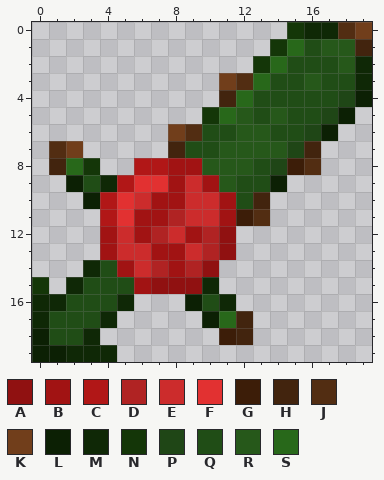
Edited in one commit: pixel-art sprite (Carnallite/RedRose.png). Above is the file before it was changed.
The file is 40x40 pixels, drawn in blocks of 2x2; one block is one cell here. Colours within 5 levels of each other are drawn and written as one.
Palette (. is transparent): A #901111  B #a11313  C #b11717  D #b02323  E #cc2c2c  F #e23131  G #3c1d08  H #42240e  J #522d12  K #713e1b  L #0c2004  M #0f2806  N #143608  P #1f4616  Q #204d16  R #26581a  S #28681a
Now the later version:
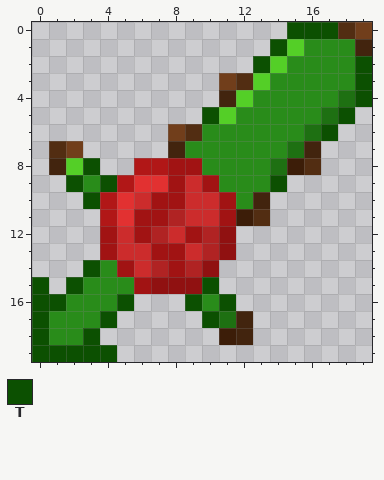
Colours new in this view: T #0c5001
Change:
@@ palette @@
-P #1f4616
+P #1e7012
-Q #204d16
+Q #298c1a
-S #28681a
+S #54cf27
@@ x 0..19 @@
- 0 ...............NMMJK
- 1 ..............NSQRRH
- 2 .............NSQQQRM
- 3 ...........KJSQQRQQM
- 4 ...........HSQQQQQPL
- 5 ..........NSRQRQQPL.
- 6 ........KJQQRRQQPL..
- 7 .JK.....HQQRRRRPH...
- 8 .HSN..CCBBRRRQPGJ...
- 9 ..LQMCFFBEBRQQL.....
-10 ...LCFEBBEEBQH......
+ 0 ...............TTTJK
+ 1 ..............TSQQQH
+ 2 .............TSQQQQT
+ 3 ...........KJSQQQQQT
+ 4 ...........HSQQQQQPT
+ 5 ..........TSQQQQQPT.
+ 6 ........KJQQQQQQPT..
+ 7 .JK.....HQQQQQQPH...
+ 8 .HST..CCBBQQQQPGJ...
+ 9 ..TQTCFFBEBQQQT.....
+10 ...TCFEBBEEBQH......
 11 ....CFBBDEEBGJ......
@@ x 0..13 @@
 13 ....BEEBBEDA..
-14 ...MQBEDBDA...
-15 N.MQQQBAAAM...
-16 MMQQQM...LQM..
-17 MQQQM.....LSH.
-18 LQQM.......GH.
-19 LLMMM.........
+14 ...TQBEDBDA...
+15 T.TQQQBAAAT...
+16 TTQQQT...TQT..
+17 TQQQT.....TPH.
+18 TQQT.......GH.
+19 TTTTT.........
Boxes around the changes in both pictures, in picture pixels (x1, y1, x2, y2):
changed: (185, 22, 372, 209)
changed: (32, 158, 134, 362)
changed: (185, 277, 236, 328)
